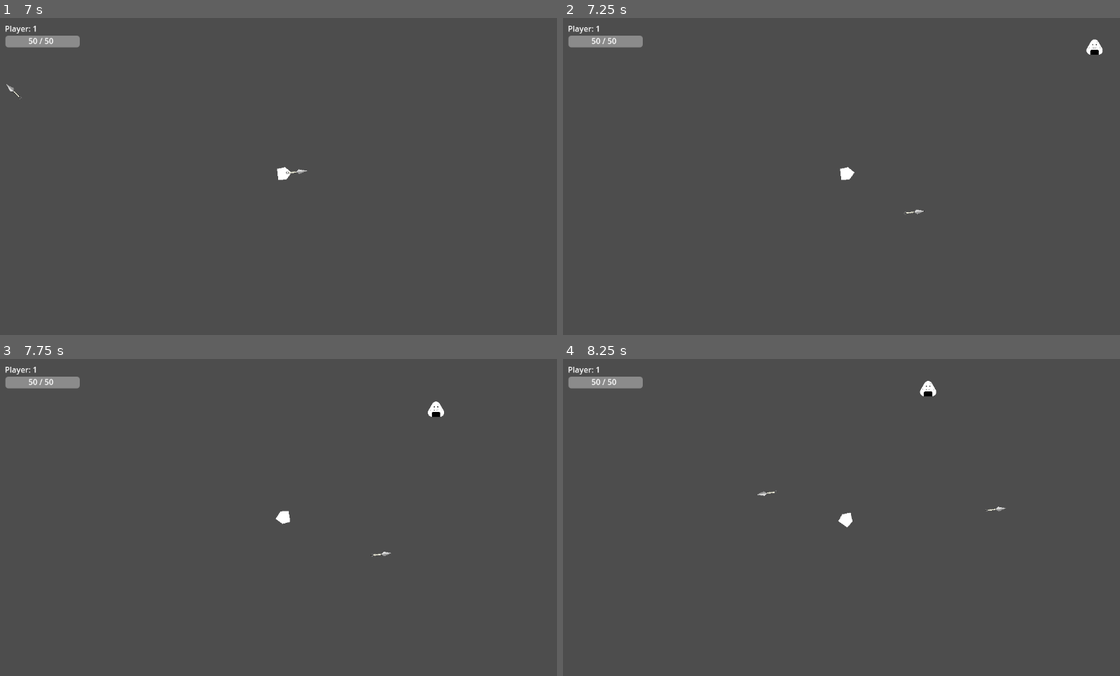
Above: before the commit, frames 1-4 (two rows, left to right).
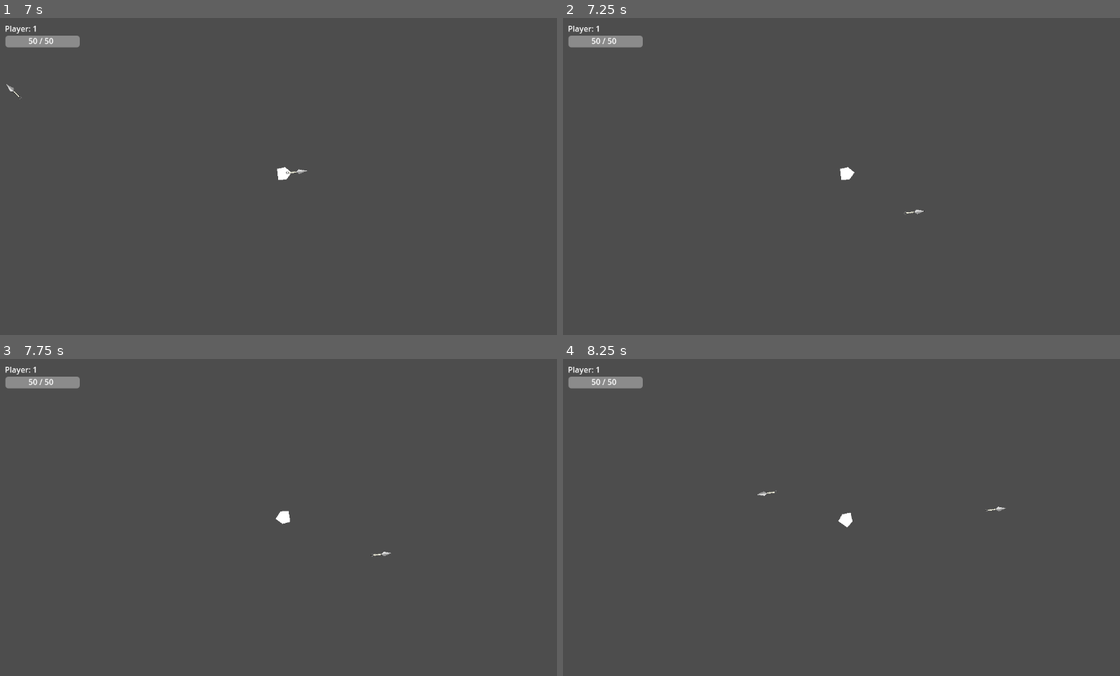
Above: after the commit, the same moments.

Repository: markusphil/godot_tests
Game: Godot game, scene res://scenes/test_scene.tscn
The game is run twice, just before and just after one commit, with the same random seed, the same clock (stepped at 60 frames per second) and the same inputs.
Inputs (mouse positions are in pixels of both pictures, inside the frame that each line leads up to):
- Up to frame 1 (7 s): move the mouse to (406, 160) at 0.52 s; hold Right (right) 0.53-1.28 s; move the mouse to (167, 192) at 1.27 s; hold S (down) 1.28-2.03 s; tap Enter at 2, 3.5, 5 s; move the mouse to (339, 106) at 2.02 s; hold Right (right) 2.03-2.78 s; tap Space at 2.75, 4.25, 5.75 s; move the mouse to (256, 239) at 2.77 s; hold W (up) 2.78-3.53 s; move the mouse to (451, 224) at 3.52 s; hold A (left) 3.53-5.03 s; move the mouse to (111, 128) at 4.27 s; move the mouse to (311, 176) at 5.02 s; hold S (down) 5.03-5.78 s; move the mouse to (194, 97) at 5.77 s; hold Right (right) 5.78-6.53 s; move the mouse to (406, 160) at 6.52 s; hold W (up) from 6.53 s (still down)
- Up to frame 2 (7.25 s): keep holding W (up)
- Up to frame 3 (7.75 s): move the mouse to (167, 533) at 7.27 s; release W (up) at 7.28 s; hold Right (right) from 7.28 s (still down)
- Up to frame 4 (8.25 s): move the mouse to (902, 447) at 8.02 s; release Right (right) at 8.03 s; hold S (down) from 8.03 s (still down)

Frame 1 is identical in both runs. In frame 2, 0.1% of the frame differs, in the area x 93-97%, y 6-12%; in frame 3, 0.1%; in frame 4, 0.1%, in the area x 64-68%, y 6-12%.

Commit message:
Implement simple difficulty scaling

Diff:
--- a/level/EnemySpawner.gd
+++ b/level/EnemySpawner.gd
@@ -9,16 +9,19 @@
 @export var spawn_rate: float = 30.0 # Spawns per minute
 @export var spawn_base_radius: float = 500.0
 
+@onready var spawn_timer: Timer = Timer.new()
+
+# TODO: Keep track of enemies far away from the camera
+#       and teleport them closer to the players
 
 func _ready():
-	reset_timer() # setup the timer
-	_spawn_enemy() # spawn the initial enemy
+	# Setup timer
+	add_child(spawn_timer)
+	spawn_timer.timeout.connect(_spawn_enemy)
+	_spawn_enemy() # Spawn the initial enemy
 
 func reset_timer():
 	var spawn_interval = 60.0 / spawn_rate
-	var spawn_timer = Timer.new()
-	add_child(spawn_timer)
-	spawn_timer.timeout.connect(_spawn_enemy)
 	spawn_timer.start(spawn_interval)
 
 func _spawn_enemy():
@@ -30,3 +33,7 @@
 	var spawn_radius = spawn_base_radius * camera.zoom.x
 	# Spawn enemies on random positions on a circle around the camera center
 	enemy.position = camera.position + Vector2(spawn_radius, 0).rotated(randf_range(0, 2*PI))
+
+func update_rate(rate: float):
+	spawn_rate = rate
+	reset_timer()
--- /dev/null
+++ b/level/ProgressManager.gd
@@ -0,0 +1,27 @@
+extends Node
+
+class_name ProgressManager
+
+# This node is meant to increase the games difficulty based on passend time
+# and / or player performance.
+#
+# - Initially it will just raise the spawnrate of a singular enemy spawner in
+#   a predefined intervall.
+# - Once we track the players kill count, it should also scale based on this,
+#   for a more challenging experience.
+# - Once more enemy types are introduced it should also add in new spawner nodes
+#   on certain time keys.
+
+@export var spawner: EnemySpawner
+@export var raise_interval: float = 30.0 # interval between increase steps (seconds)
+@export var raise_amount: float = 10.0 # increase of the enemy spawn rate (spawns/min)
+
+func _ready():
+	var progress_timer = Timer.new()
+	add_child(progress_timer)
+	progress_timer.timeout.connect(_raise_spawn_rate)
+	progress_timer.start(raise_interval)
+
+func _raise_spawn_rate():
+	spawner.update_rate(spawner.spawn_rate + raise_amount)
+	print("Raised spawn rate to %s spawns/min" % spawner.spawn_rate)
--- a/scenes/test_scene.tscn
+++ b/scenes/test_scene.tscn
@@ -1,10 +1,11 @@
-[gd_scene load_steps=6 format=3 uid="uid://b80p1cf8ovmg8"]
+[gd_scene load_steps=7 format=3 uid="uid://b80p1cf8ovmg8"]
 
 [ext_resource type="Script" path="res://level/PlayerSpawner.gd" id="1_26cpr"]
 [ext_resource type="PackedScene" uid="uid://c6odwfmy5sj3k" path="res://enemies/onigiri/enemy_onigiri.tscn" id="1_gqbs2"]
 [ext_resource type="Script" path="res://level/MultiTrackingCamera.gd" id="2_ddpu6"]
 [ext_resource type="Script" path="res://level/EnemySpawner.gd" id="4_bvrhb"]
 [ext_resource type="Script" path="res://ui/UIController.gd" id="4_udci5"]
+[ext_resource type="Script" path="res://level/ProgressManager.gd" id="6_1plx4"]
 
 [node name="teste_scene" type="Node2D"]
 
@@ -25,3 +26,9 @@
 camera = NodePath("../MultiTrackingCamera")
 spawn_root_node = NodePath("..")
 spawn_rate = 60.0
+spawn_base_radius = 350.0
+
+[node name="ProgressManager" type="Node" parent="." node_paths=PackedStringArray("spawner")]
+script = ExtResource("6_1plx4")
+spawner = NodePath("../EnemySpawner")
+raise_interval = 10.0
